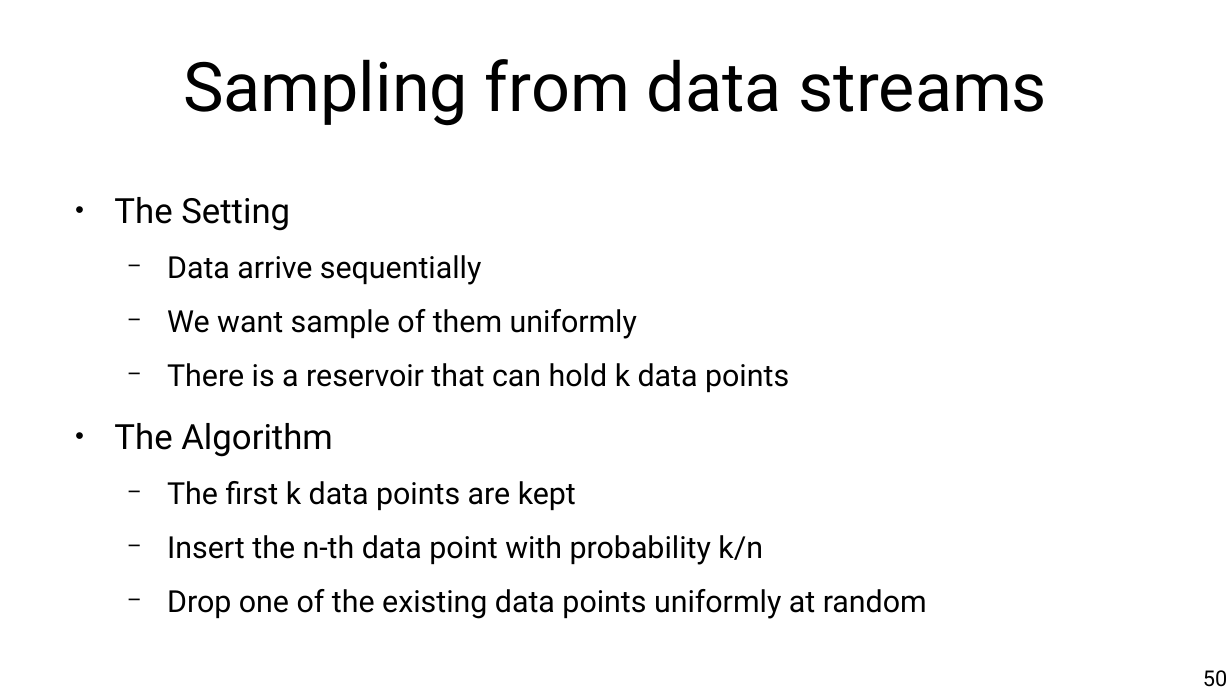
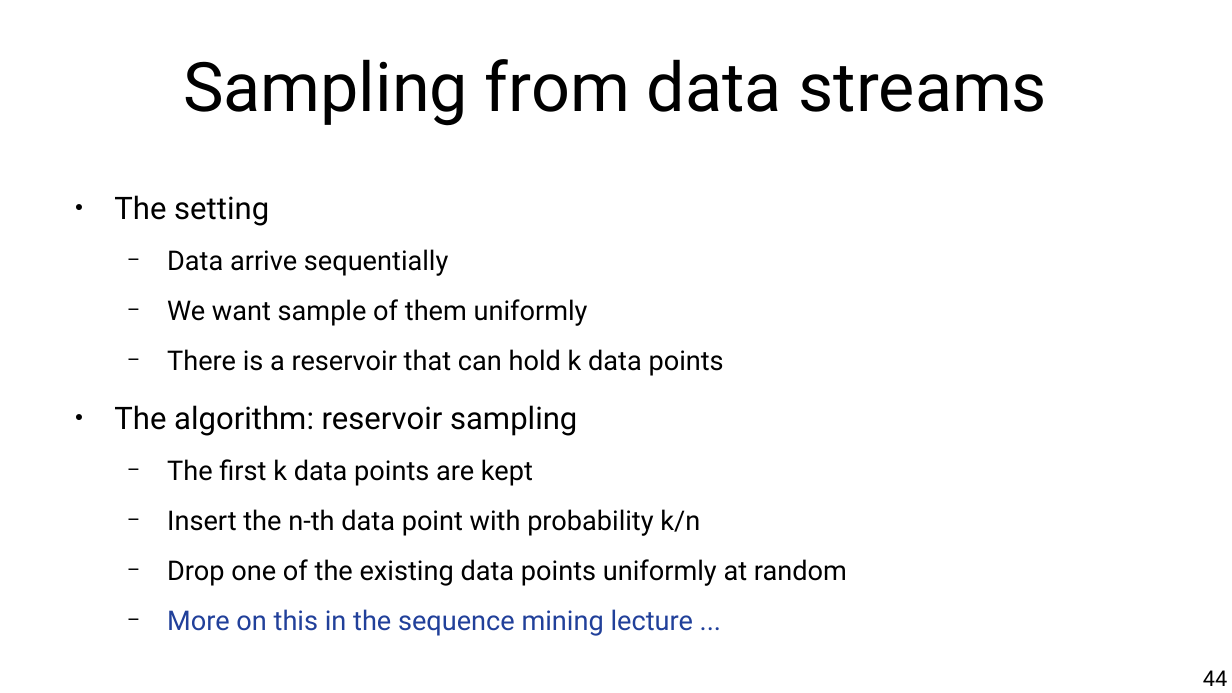
Before and after one commit to chatox/data-mining-course, a slide deck: slide 44 of theory/tt02_data_preparation.odp (slide 50 before the commit). Drawn at 1232x693 pixels with LibreOffice and Linux fonts; fonts in the diff are those of the drawing. Boxes give left, top, right and bottom in pixels: in the first picture for what was removed or moved away, otherwise in the second. Text is boxed around its words. In the diff, an @@ line names an element or a change of style, - is before the commit and + after.

```diff
--- a/theory/tt02_data_preparation.odp
+++ b/theory/tt02_data_preparation.odp
@@ text at bbox=[114, 195, 269, 226]: text changed; size 22.4 to 20 pt @@
-● The Setting
+● The setting
@@ text at bbox=[167, 249, 847, 586]: size 19.6 to 17.5 pt in "Data arrive sequentially", "We want sample of them uniformly", "There is a reservoir that can hold ...", "The first k data points are kept" and 2 more places @@
@@ text at bbox=[114, 405, 577, 436]: text changed; size 22.4 to 20 pt @@
-● The Algorithm
+● The algorithm: reservoir sampling
@@ text at bbox=[167, 609, 693, 636]: paragraph added @@
+  − More on this in the sequence mining lecture ...
@@ page number at bbox=[1203, 670, 1227, 686]: text changed @@
-50
+44
```
Also in this commit, not shown: 30 other slides changed, 8 slides added, 12 slides removed.
